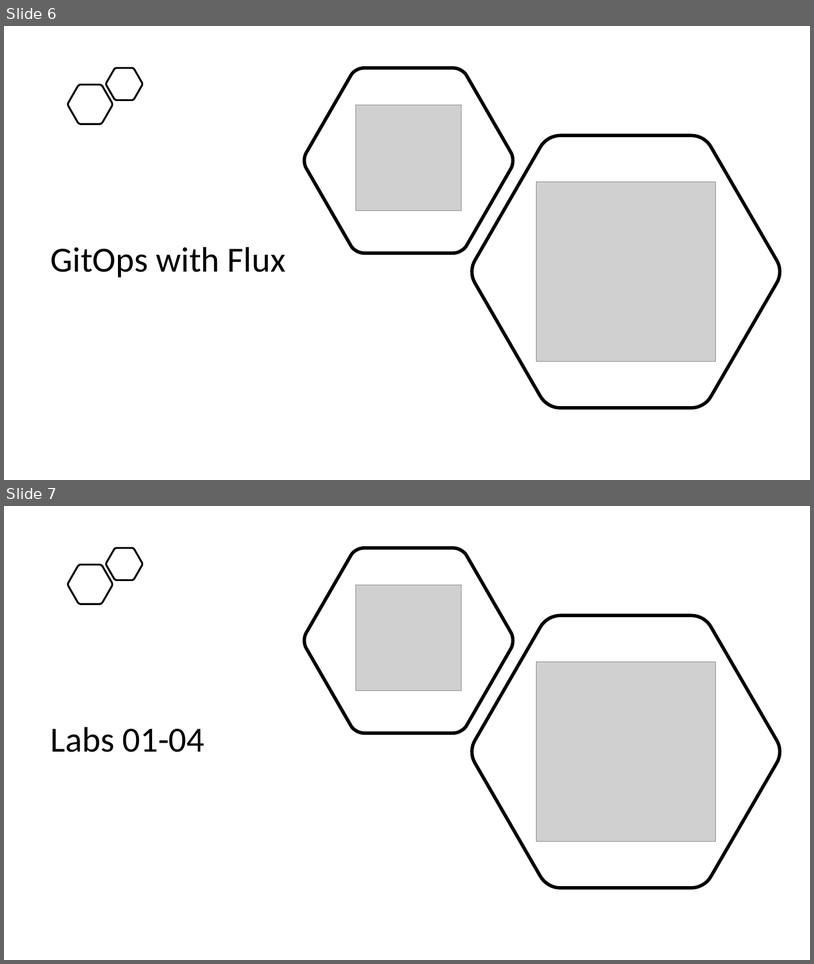
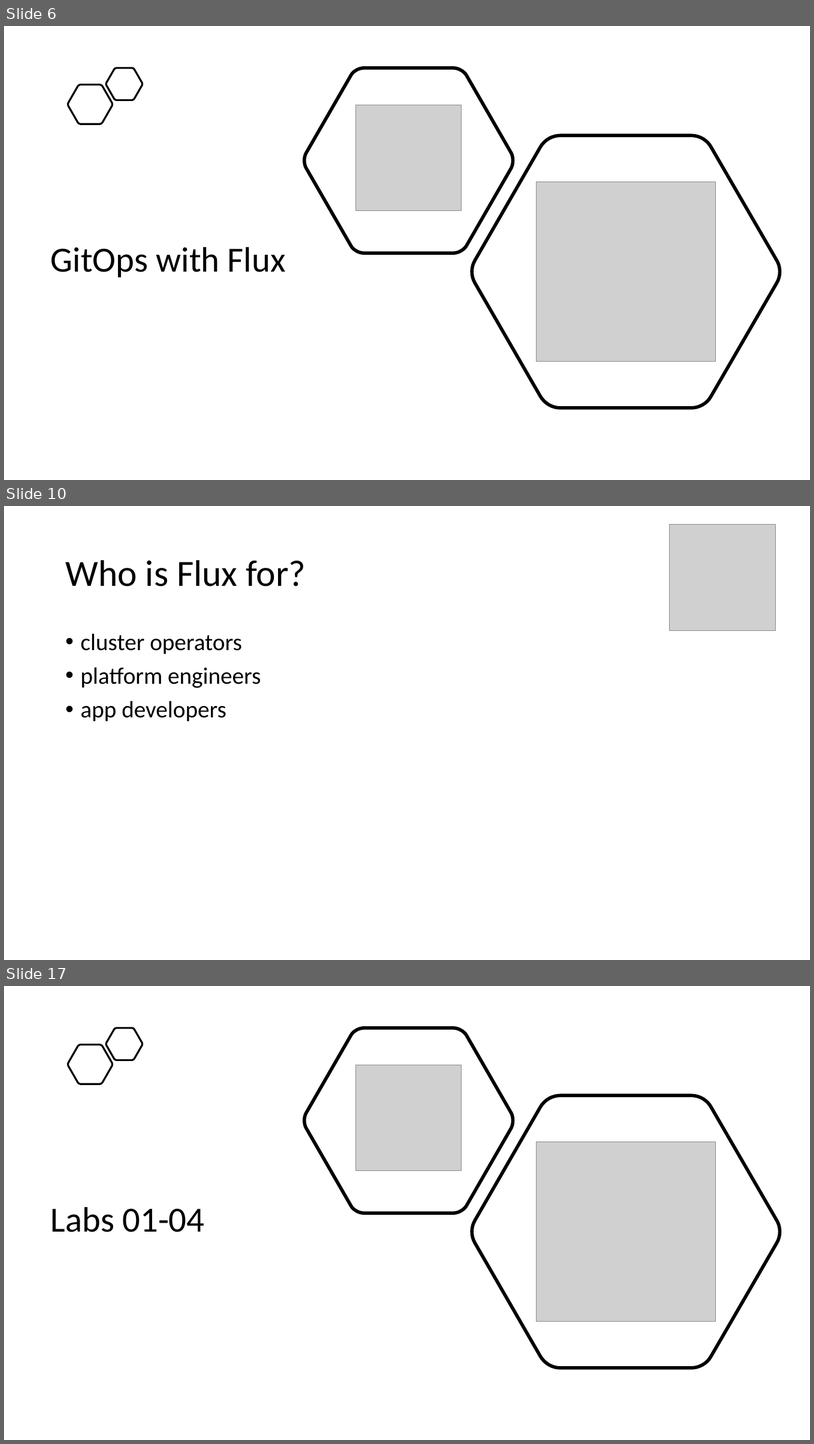
Before and after one commit to evgenyb/aks-workshops, a slide deck: 04-gitops-in-aks-with-flux/slides/GitOps in AKS with Flux.pptx. Shown one above the other, each under a label of ours: slides 6 and 7 before the commit, slides 6, 10 and 17 after it; the slides between them are not shown. The pictures are 814x964 and 814x1444 pixels, drawn with LibreOffice and Linux fonts; fonts in the diff are those of the drawing; grey boxes stand for pictures. Boxes give left, top, right and bottom in pixels: in the first picture for what was removed or moved away, otherwise in the second. Text is boxed around its words. In the diff, an @@ line names an element or a change of style, - is before the commit and + after.

```diff
--- a/04-gitops-in-aks-with-flux/slides/GitOps in AKS with Flux.pptx
+++ b/04-gitops-in-aks-with-flux/slides/GitOps in AKS with Flux.pptx
@@ slide 10 added at (4, 506, 810, 960), background #FFFFFF @@
@@ picture added at (670, 525, 776, 631) @@
@@ title added at (65, 560, 306, 586), 44 pt, text #000000 @@
+Who is Flux for?
@@ text added at (81, 633, 261, 721), 28 pt, text #000000 @@
+• cluster operators
+• platform engineers
+• app developers
@@ what was slide 7 is now slide 17 @@
```
Also in this commit, not shown: 9 other slides added, 1 other file.
